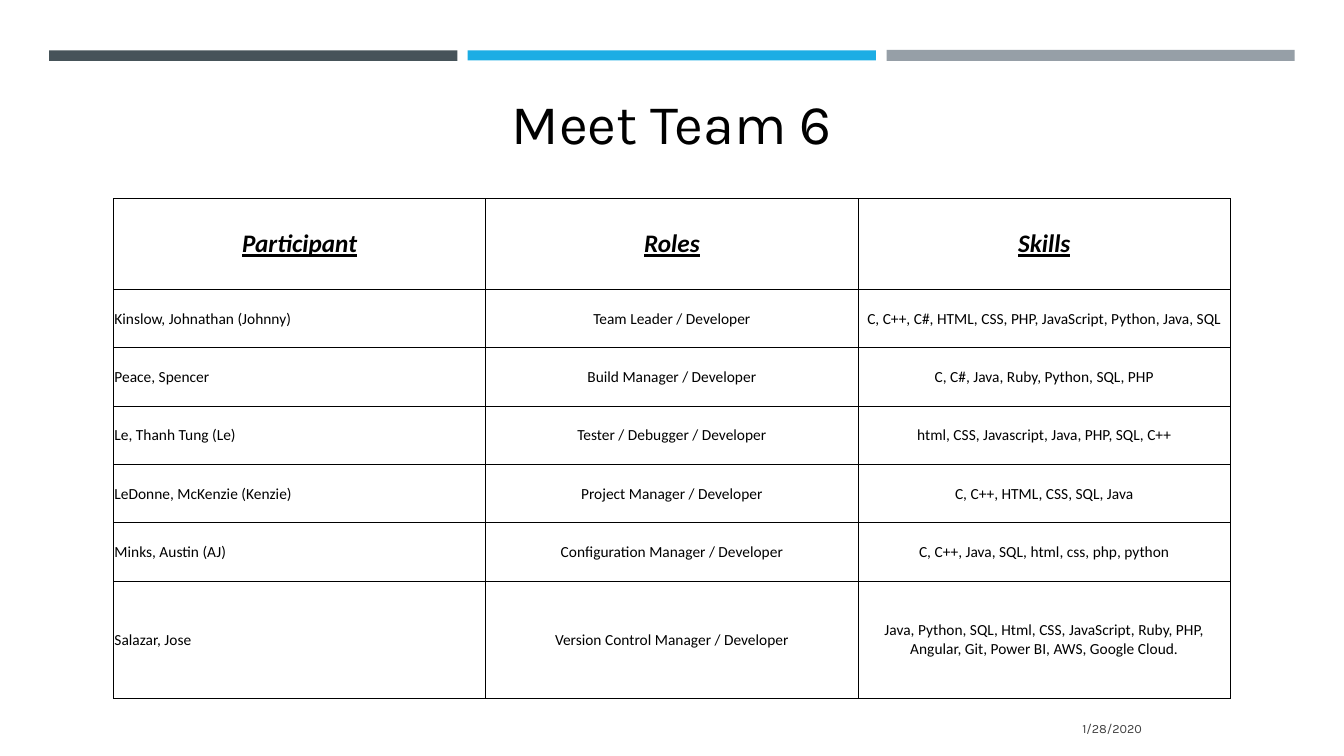
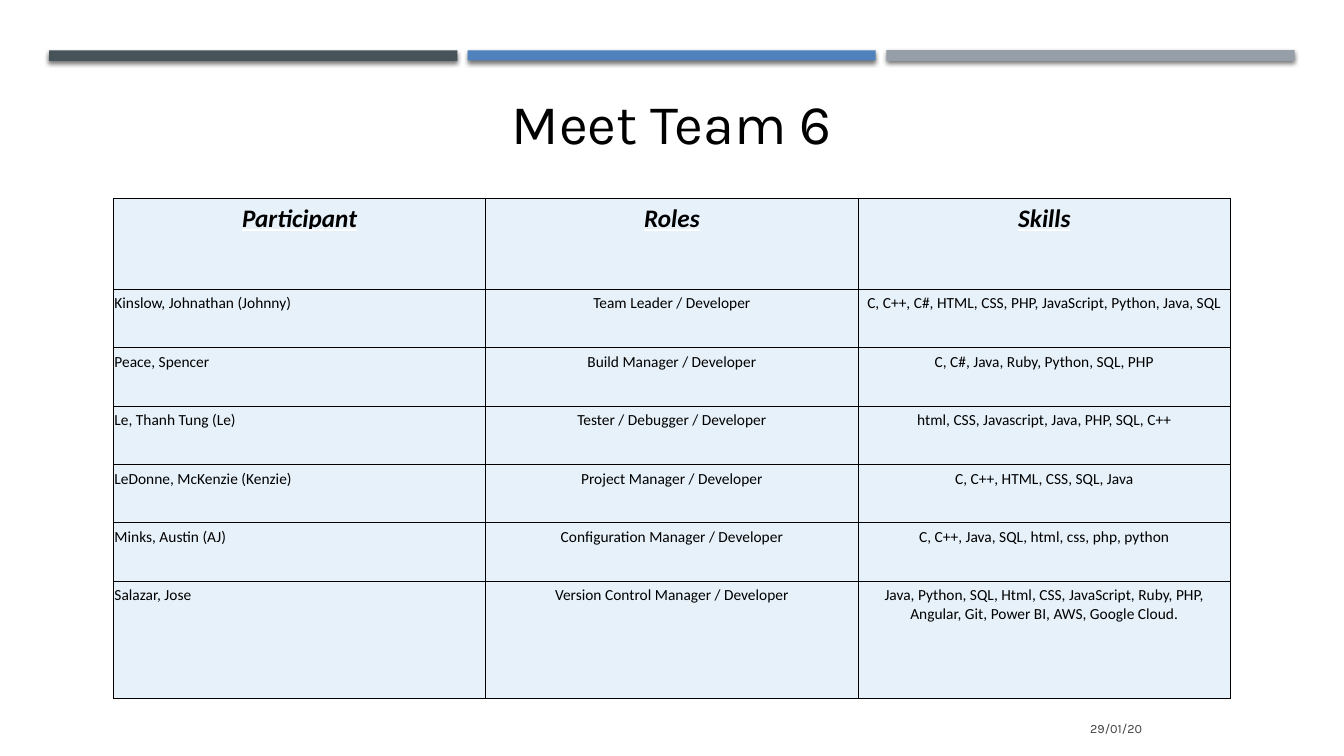
Before and after one commit to jasalazar/team6, a slide deck: slide 2 of Documents/Presentation 1 Team 6.pptx. Drawn at 1344x756 pixels with LibreOffice and Linux fonts; fonts in the diff are those of the drawing. Boxes give left, top, right and bottom in pixels: in the first picture for what was removed or moved away, otherwise in the second. Text is boxed around its words. In the diff, an @@ line names an element or a change of style, - is before the commit and + after.

```diff
--- a/Documents/Presentation 1 Team 6.pptx
+++ b/Documents/Presentation 1 Team 6.pptx
@@ rectangle at [49, 50, 458, 60]: shadow on @@
@@ rectangle at [468, 50, 876, 60]: fill #1CADE4 to #4F81BD; shadow on @@
@@ rectangle at [886, 50, 1295, 62]: shadow on @@
@@ table at [114, 199, 1230, 699] @@
@@ fill none to #E7F1F9 in 21 cells @@
@@ borders changed @@
@@ text at [1090, 724, 1142, 734]: text changed @@
-1/28/2020
+29/01/20
```
Also in this commit, not shown: 9 other slides changed, 2 slides added, 1 slide removed.
